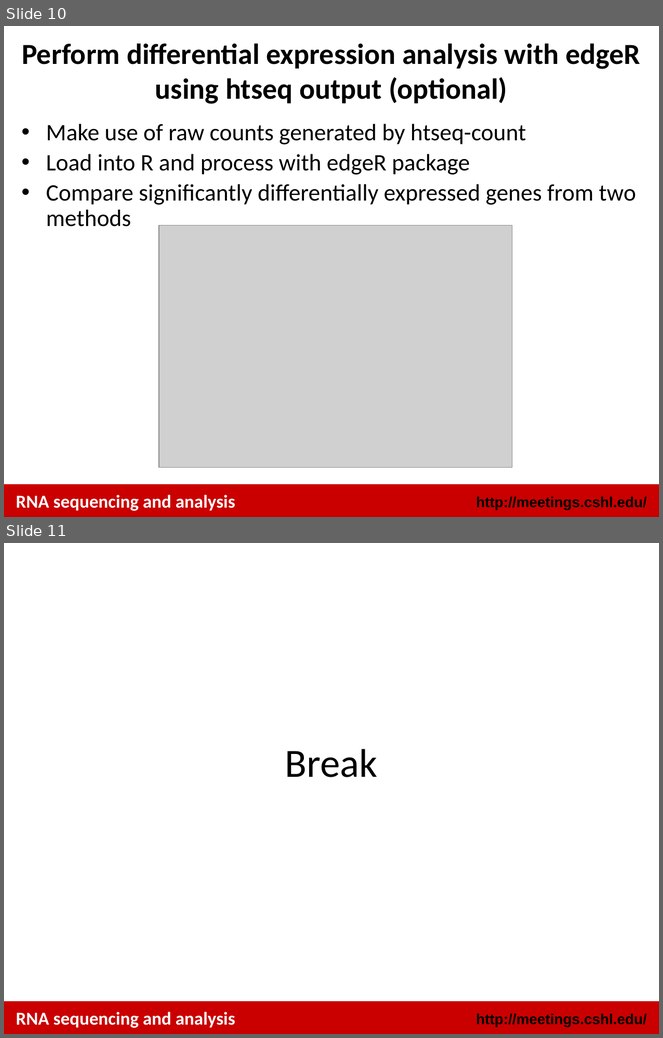
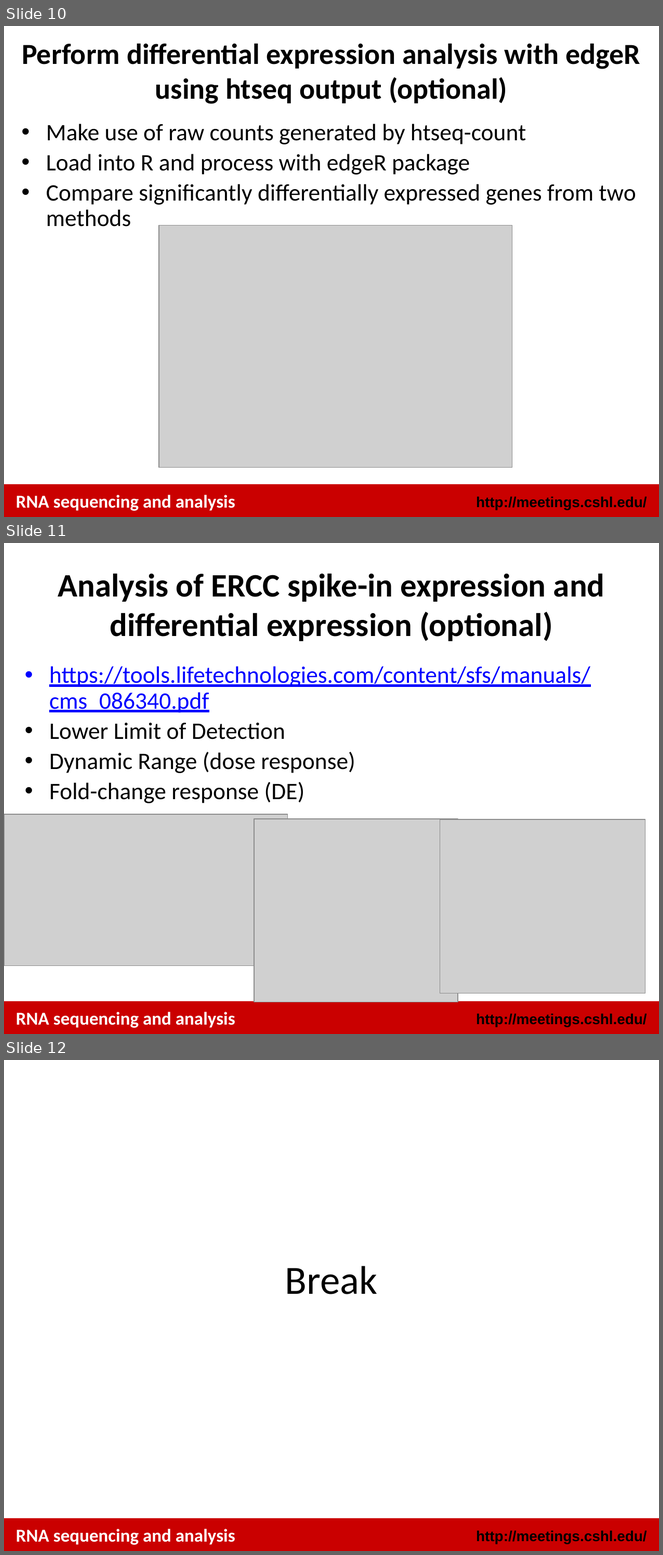
Before and after one commit to griffithlab/rnaseq_tutorial, a slide deck: lectures/cshl/2014/RNASeq_Module4_Tutorial.pptx. Shown one above the other, each under a label of ours: slides 10 and 11 before the commit, slides 10, 11 and 12 after it. The pictures are 663x1038 and 663x1555 pixels, drawn with LibreOffice and Linux fonts; fonts in the diff are those of the drawing; grey boxes stand for pictures. Boxes give left, top, right and bottom in pixels: in the first picture for what was removed or moved away, otherwise in the second. Text is boxed around its words. In the diff, an @@ line names an element or a change of style, - is before the commit and + after.

Commit message:
Add ERCC slide

```diff
--- a/lectures/cshl/2014/RNASeq_Module4_Tutorial.pptx
+++ b/lectures/cshl/2014/RNASeq_Module4_Tutorial.pptx
@@ slide 11 added at (4, 543, 659, 1034), background #FFFFFF; not listed: 3 template elements that a slide beside it also shows @@
@@ title added at (58, 573, 605, 641), 36 pt, text #000000, bold @@
+Analysis of ERCC spike-in expression and differential expression (optional)
@@ text added at (49, 666, 591, 804), 26 pt, text #000000 @@
+• https://tools.lifetechnologies.com/content/sfs/manuals/cms_086340.pdf
+• Lower Limit of Detection
+• Dynamic Range (dose response)
+• Fold-change response (DE)
@@ picture added at (4, 814, 288, 966) @@
@@ picture added at (254, 819, 458, 1002) @@
@@ picture added at (440, 820, 645, 993) @@
@@ what was slide 11 is now slide 12 @@
```
